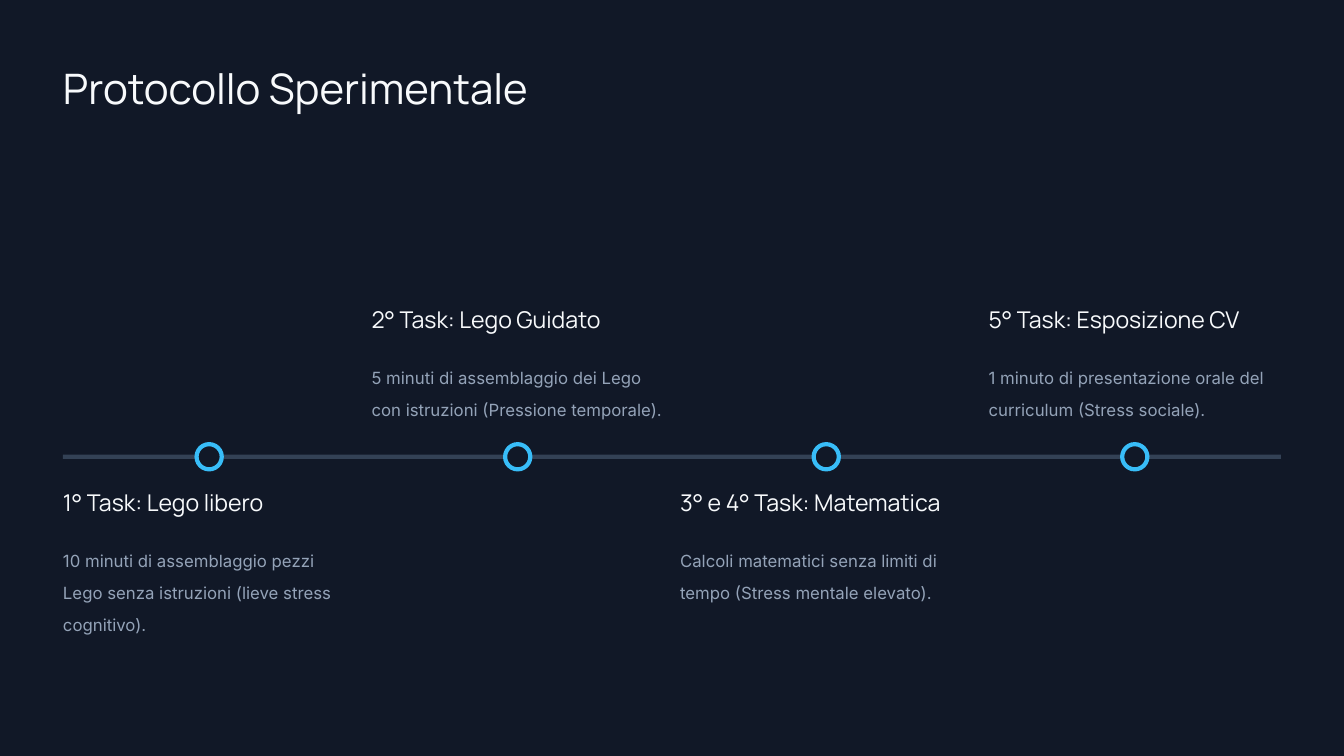
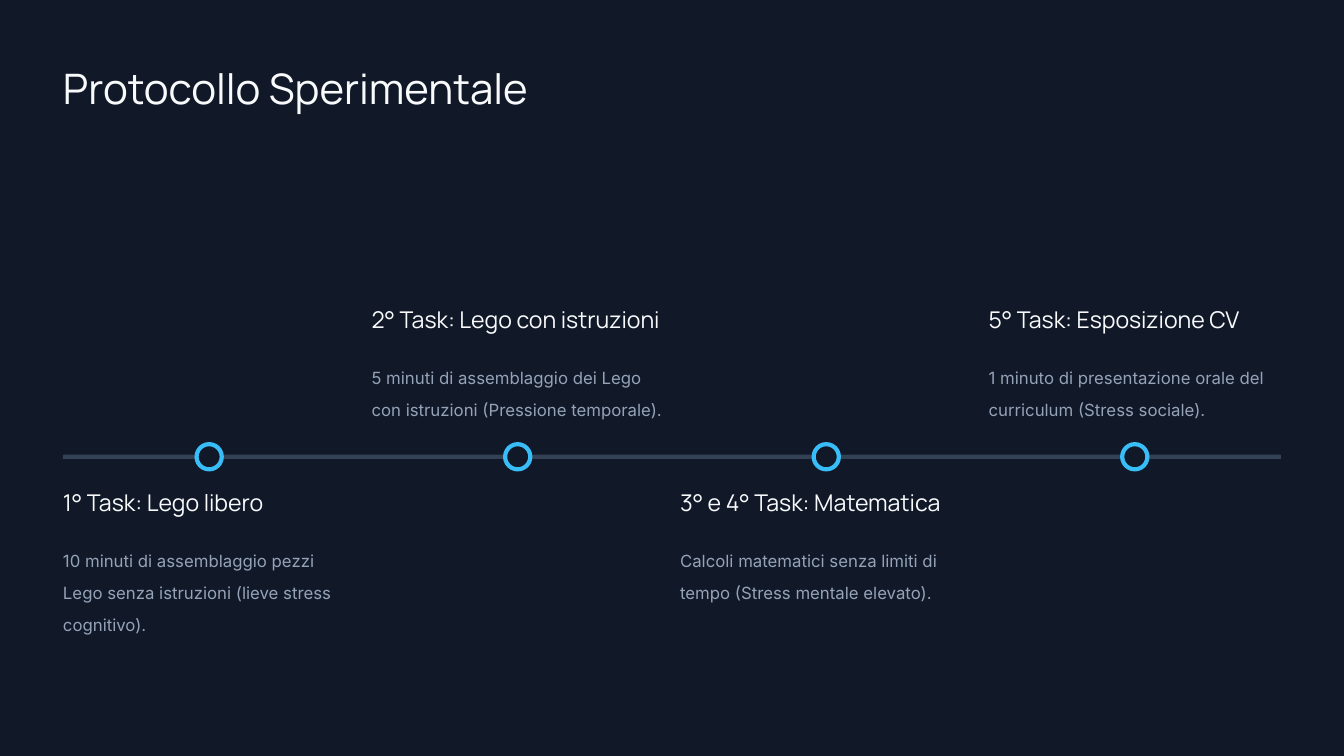
Before and after one commit to GABRYCA/ml-stress-rest, a slide deck: slide 5 of Progetto Interfacce Uomo-Macchina.pptx. Drawn at 1344x756 pixels with LibreOffice and Linux fonts; fonts in the diff are those of the drawing; background and template pictures are left out. Boxes give left, top, right and bottom in pixels: in the first picture for what was removed or moved away, otherwise in the second. Text is boxed around its words. In the diff, an @@ line names an element or a change of style, - is before the commit and + after.

```diff
--- a/Progetto Interfacce Uomo-Macchina.pptx
+++ b/Progetto Interfacce Uomo-Macchina.pptx
@@ text at (372, 311, 660, 334): text changed @@
-2° Task: Lego Guidato
+2° Task: Lego con istruzioni
```
Also in this commit, not shown: 8 other slides changed, 1 slide added, 4 other files.
